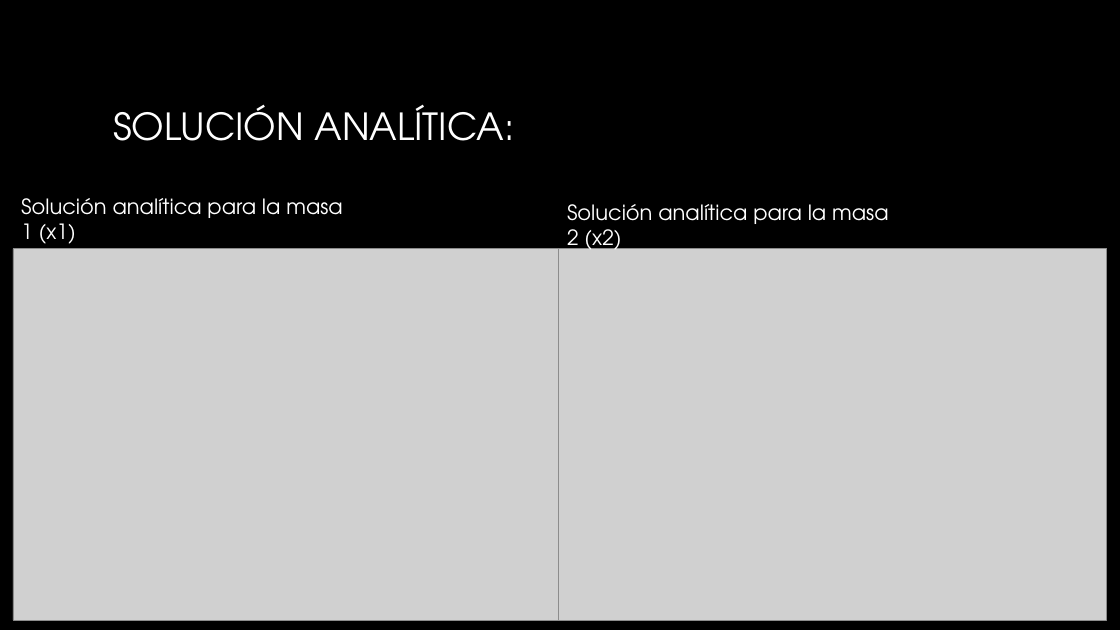
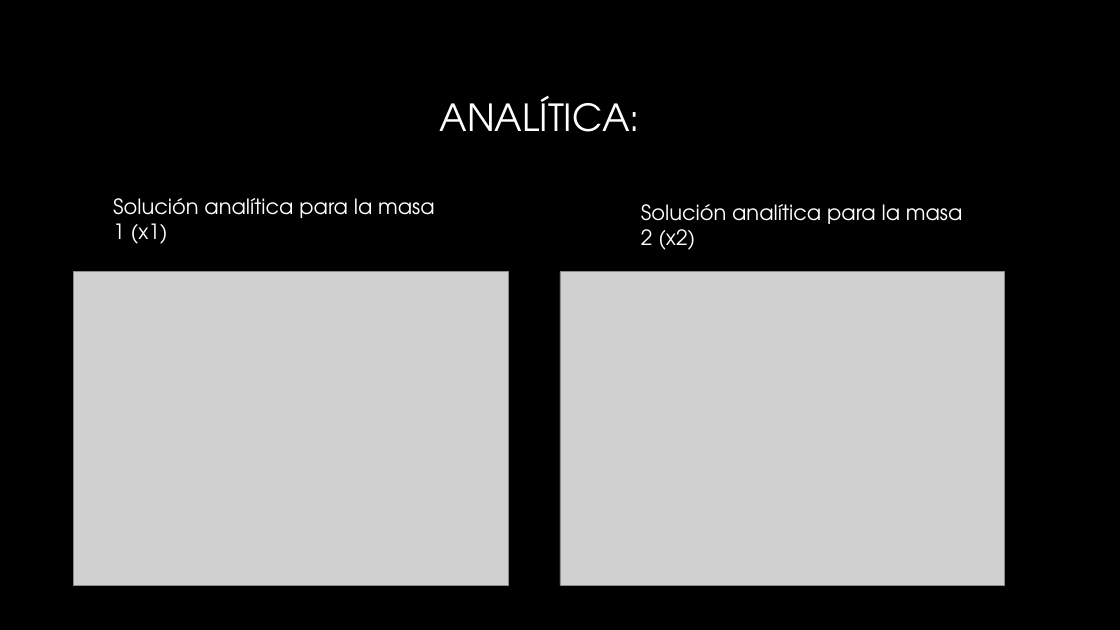
Before and after one commit to JabberTheWock/Proyecto_modulo3, a slide deck: slide 7 of Presentación módulo 3.pptx (slide 8 before the commit). Drawn at 1120x630 pixels with LibreOffice and Linux fonts; fonts in the diff are those of the drawing; grey boxes stand for pictures; background and template pictures are left out. Boxes give left, top, right and bottom in pixels: in the first picture for what was removed or moved away, otherwise in the second. Text is boxed around its words. In the diff, an @@ line names an element or a change of style, - is before the commit and + after.

```diff
--- a/Presentación módulo 3.pptx
+++ b/Presentación módulo 3.pptx
@@ title at (440, 95, 641, 132): text changed @@
-SOLUCIÓN ANALÍTICA:
+ANALÍTICA:
@@ text "Solución analítica para la masa ..." rewrapped from (21, 198, 343, 249) to (113, 198, 435, 244) @@
@@ text "Solución analítica para la masa ..." rewrapped from (567, 204, 889, 255) to (641, 204, 963, 250) @@
@@ picture: place and size @@
-picture at (13, 249, 563, 620)
+picture at (73, 272, 508, 586)
@@ picture: place and size @@
-picture at (559, 249, 1107, 620)
+picture at (560, 272, 1005, 586)
```
Also in this commit, not shown: 3 other slides changed, 1 slide removed, 1 other file.
